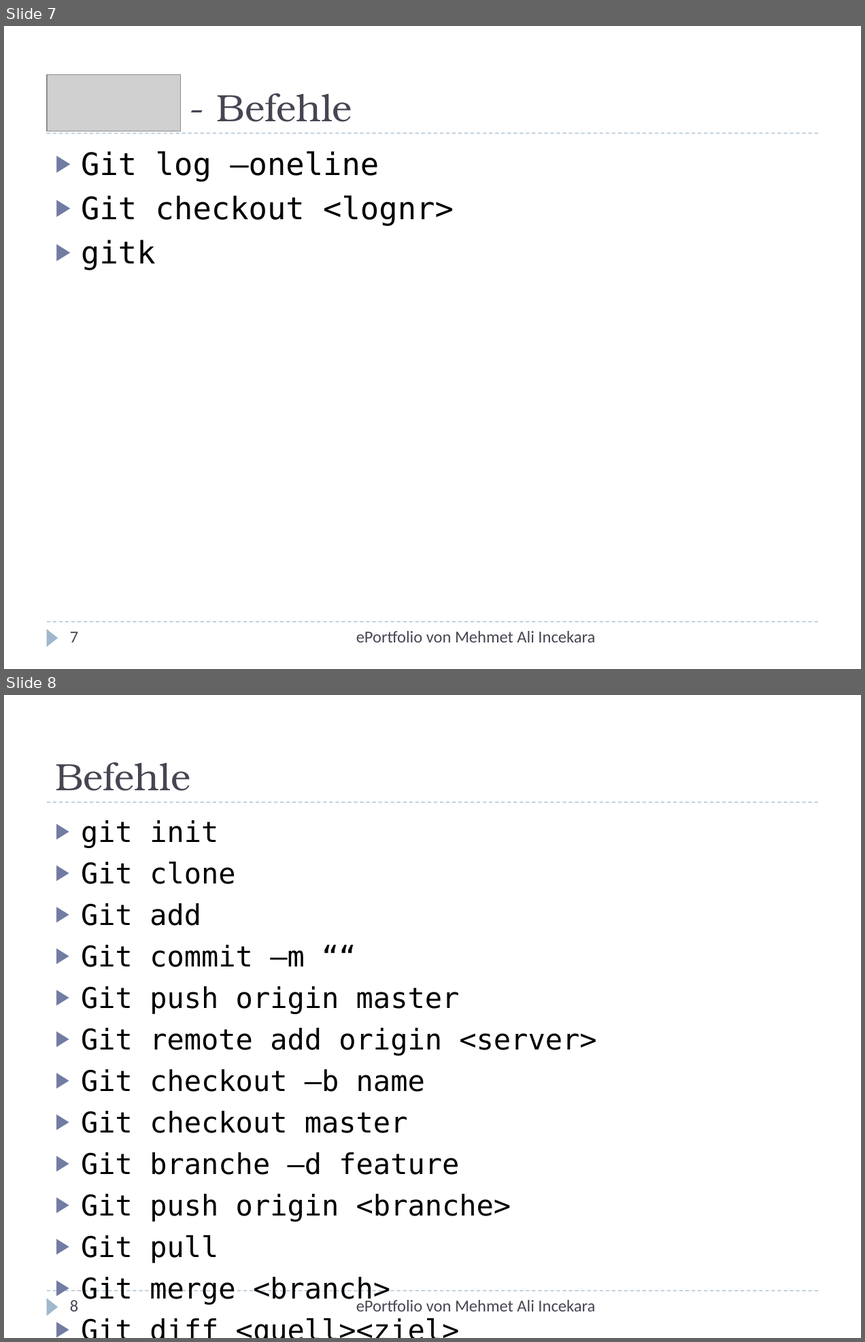
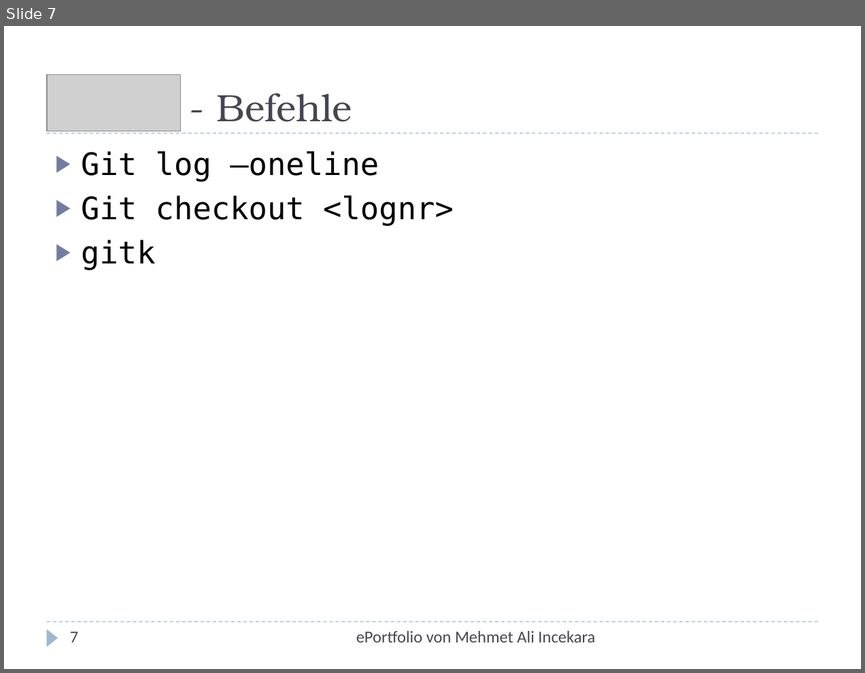
Before and after one commit to xnappy/ePortfolio, a slide deck: Git-und-GitHub.pptx. Shown one above the other, each under a label of ours: slides 7 and 8 before the commit, slide 7 after it. The pictures are 865x1342 and 865x673 pixels, drawn with LibreOffice and Linux fonts; fonts in the diff are those of the drawing; grey boxes stand for pictures. Boxes give left, top, right and bottom in pixels: in the first picture for what was removed or moved away, otherwise in the second. Text is boxed around its words. In the diff, an @@ line names an element or a change of style, - is before the commit and + after.

```diff
--- a/Git-und-GitHub.pptx
+++ b/Git-und-GitHub.pptx
@@ slide 8 removed at bbox=[4, 695, 861, 1338], background #FFFFFF; not listed: 3 template elements that a slide beside it also shows @@
@@ title removed at bbox=[55, 762, 190, 791] @@
-Befehle
@@ text removed at bbox=[81, 820, 596, 1304] @@
-▶ git init
-▶ Git clone
-▶ Git add
-▶ Git commit –m ““
-▶ Git push origin master
-▶ Git remote add origin <server>
-▶ Git checkout –b name
-▶ Git checkout master
-▶ Git branche –d feature
-▶ Git push origin <branche>
-▶ Git pull
-▶ Git merge <branch>
-▶ Git diff <quell><ziel>
@@ page number removed at bbox=[70, 1300, 78, 1311] @@
-8
@@ text removed at bbox=[356, 1297, 595, 1311] @@
-ePortfolio von Mehmet Ali Incekara
```
Also in this commit, not shown: 1 slide changed.
